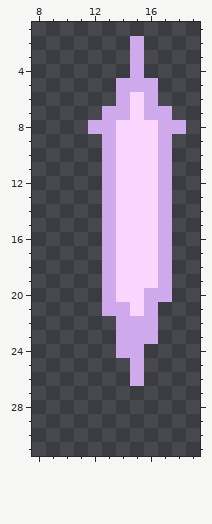
Two versions of one pixel-art file, Assets/Sprites/Effect/illusion sword.aseprite. The picture above is the old version.
32x32 pixels, 1 frame. Shown: x 8..19, y 1..31.
After:
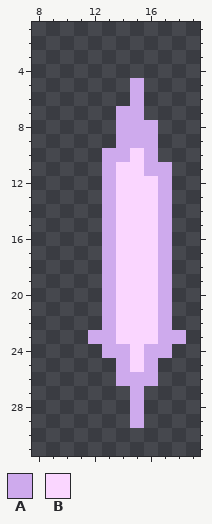
Palette (. is transparent): A #ceaaed  B #fad6ff
Changes in this commit:
@@ x 8..19 @@
  1 ............
- 2 .......A....
- 3 .......A....
- 4 .......A....
- 5 ......AAA...
- 6 ......ABA...
- 7 .....AABAA..
- 8 ....AABBBAA.
- 9 .....ABBBA..
-10 .....ABBBA..
-11 .....ABBBA..
+ 2 ............
+ 3 ............
+ 4 ............
+ 5 .......A....
+ 6 .......A....
+ 7 ......AA....
+ 8 ......AAA...
+ 9 ......AAA...
+10 .....AABA...
+11 .....ABBAA..
 12 .....ABBBA..
@@ x 8..19 @@
 19 .....ABBBA..
-20 .....ABBAA..
-21 .....AABA...
-22 ......AAA...
-23 ......AAA...
-24 ......AA....
-25 .......A....
-26 .......A....
-27 ............
-28 ............
-29 ............
+20 .....ABBBA..
+21 .....ABBBA..
+22 .....ABBBA..
+23 ....AABBBAA.
+24 .....AABAA..
+25 ......ABA...
+26 ......AAA...
+27 .......A....
+28 .......A....
+29 .......A....
 30 ............
Where, in picture pixels (left, top, right, bottom), the same in both pictures:
changed: (88, 36, 186, 176)
changed: (88, 288, 186, 428)
